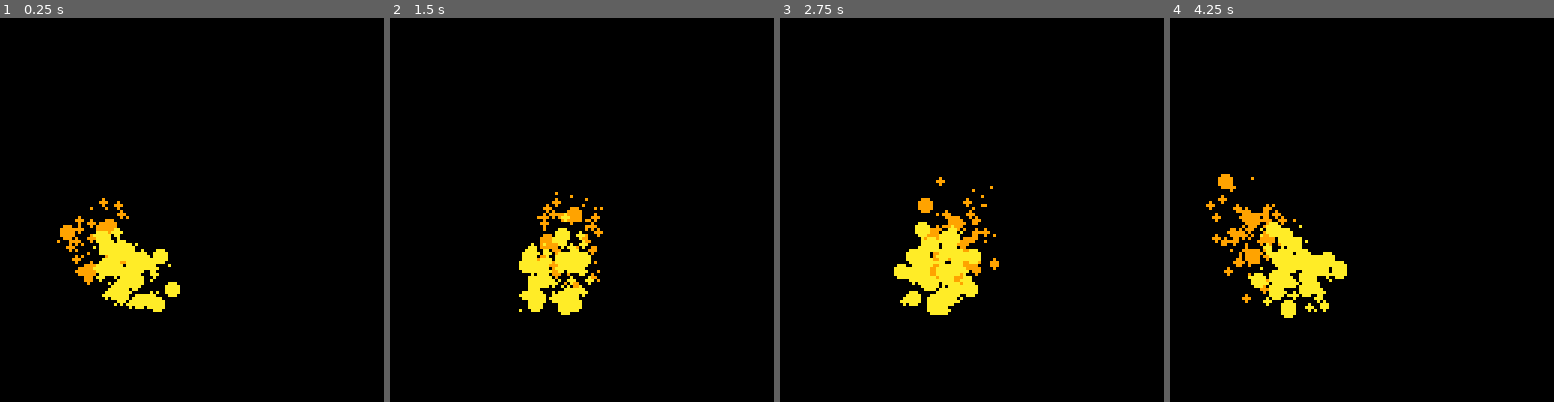
Above: before the commit, frames 1-4 (left to right).
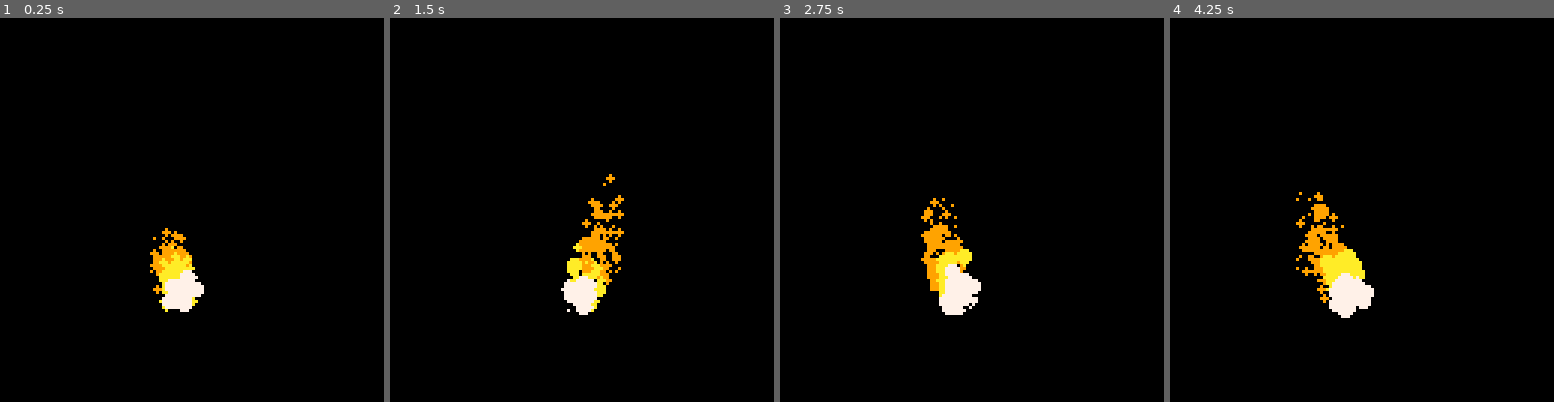
Above: after the commit, the same moments.

Repository: JohnErnestBonanno/pico8
Game: PICO-8 cartridge fire_particles.p8
Two runs of this game, one before a commit and one after it. Both use one fixed random seed, a clock stepped at 60 frames per second and the inputs below.
Inputs:
- Up to frame 1 (0.25 s): no input
- Up to frame 2 (1.5 s): no input
- Up to frame 3 (2.75 s): no input
- Up to frame 4 (4.25 s): no input

The runs differ from the first frame. In frame 1, 4.7% of the frame differs, in the area x 14-54%, y 46-77%; in frame 2, 4.4%; in frame 3, 3.8%; in frame 4, 6.0%, in the area x 9-54%, y 40-79%.

Commit message:
Update cosmetics for fire particles

Diff:
--- a/fire_particles.p8
+++ b/fire_particles.p8
@@ -1,31 +1,34 @@
 pico-8 cartridge // http://www.pico-8.com
 version 42
 __lua__
+--more randomness
+--particles feel more organic
+
 function _init()
 
 	parts={}
 
-	force=-3
+	force=-1
 	force_d=1
 
 end
 
 function _update()
 
-	force+= .1 * force_d
+	force+= .1 * force_d*rnd(1)
 
-	if force>3 or force<-3 then
+	if force>1 or force<-1 then
 		force_d=force_d*-1
 	end
 
 	for i=1,20 do
 
 		add(parts,{
-		x=40+rnd(20),
-		y=80+rnd(20),
+		x=57+rnd(10),
+		y=90+rnd(10),
 		r=rnd(3),
-		c=10,
-		life=10,
+		c=7,
+		life=13,
 		speed=1+rnd(2)
 		})
 	end
@@ -37,7 +40,11 @@
 	-- add wind
 		p.x+=force
 
-		if p.life<5 then
+		if p.life<11 then
+			p.c=10
+		end
+
+		if p.life<8 then
 			p.c=9
 		end
 
